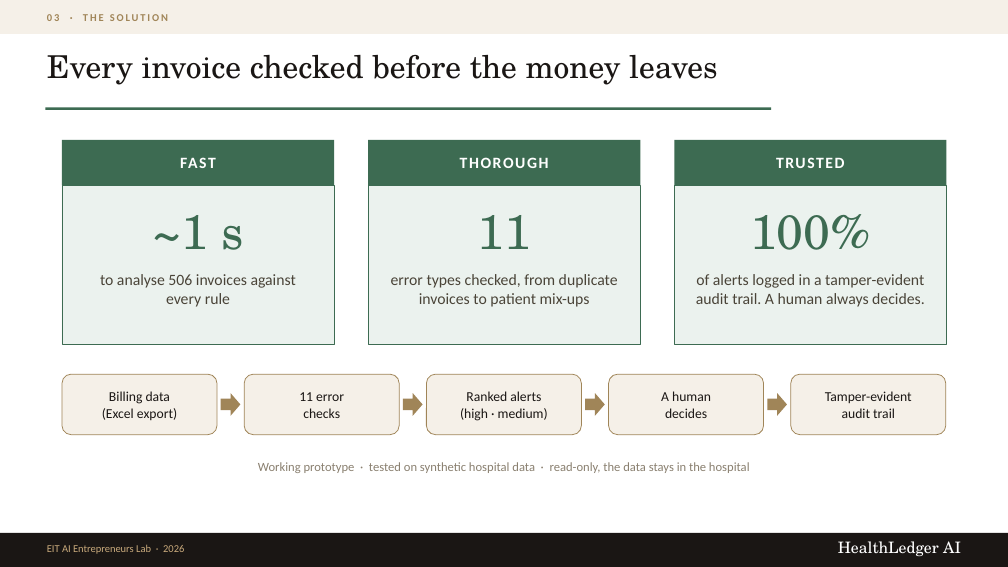
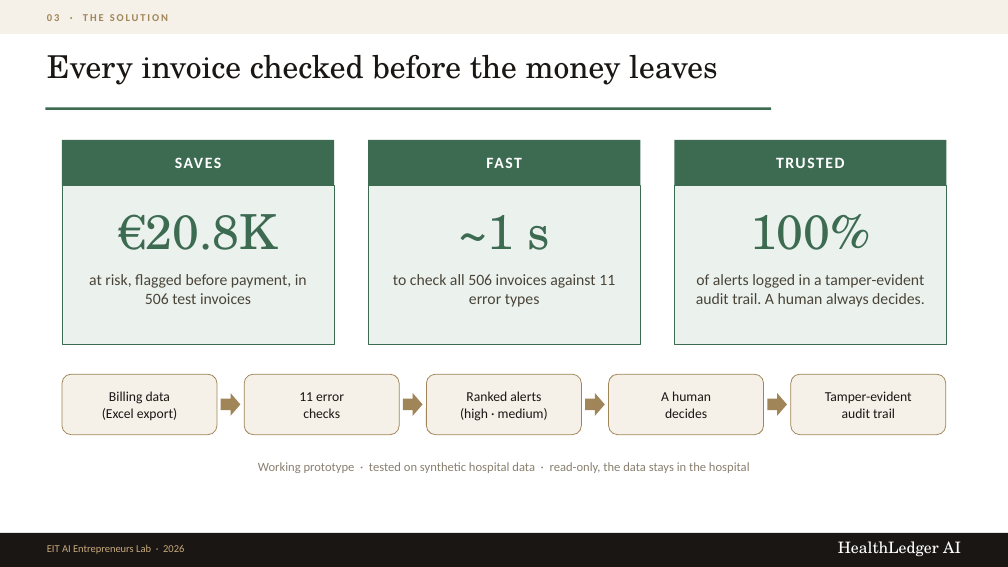
Before and after one commit to mrply97/AI, a slide deck: slide 6 of HealthLedgerAI_EIT_Pitch.pptx. Drawn at 1008x567 pixels with LibreOffice and Linux fonts; fonts in the diff are those of the drawing. Boxes give left, top, right and bottom in pixels: in the first picture for what was removed or moved away, otherwise in the second. Text is boxed around its words. In the diff, an @@ line names an element or a change of style, - is before the commit and + after.

```diff
--- a/HealthLedgerAI_EIT_Pitch.pptx
+++ b/HealthLedgerAI_EIT_Pitch.pptx
@@ text at (62, 140, 334, 185): text changed @@
-FAST
+SAVES
@@ text at (368, 140, 640, 185): text changed @@
-THOROUGH
+FAST
@@ text at (119, 214, 277, 250): text changed @@
-~1 s
+€20.8K
@@ text at (458, 215, 550, 250): text changed @@
-11
+~1 s
@@ text at (89, 274, 307, 304): text changed @@
-to analyse 506 invoices against every rule
+at risk, flagged before payment, in 506 test invoices
@@ text at (393, 274, 615, 307): text changed @@
-error types checked, from duplicate invoices to patient mix-ups
+to check all 506 invoices against 11 error types
```
Also in this commit, not shown: 6 other slides changed, 1 slide added, 2 other files.
